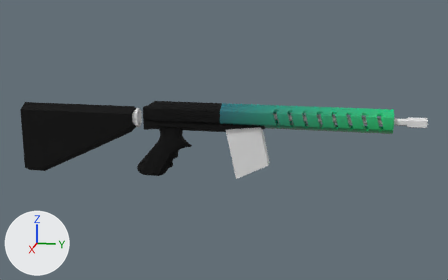
Renders of the Blender file art/my_game9.blend from each side of a commit.
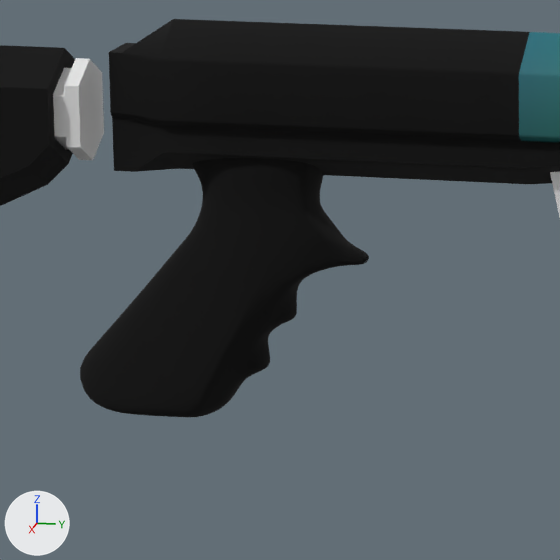
Each version is shown whole from a 50 mm lens placed at (1.371, 0.419, 0.444), pointed at (-0.006, 0.144, 0.1), then close up on the part from 27% to 51% of the width and 35% to 72% of the height. The axes (+X, +Y, +Z) are drawn at lower left. The lights are the same throughout.

The first close-up shows 'liu.gun.001', 'liu.gun.004', 'liu.gun.005', 'liu.gun.006', 'liu.gun.009'.
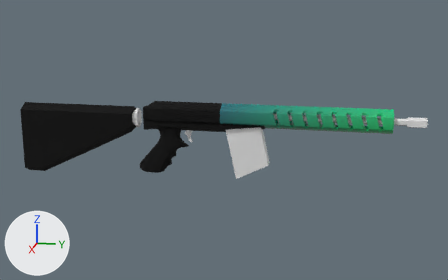
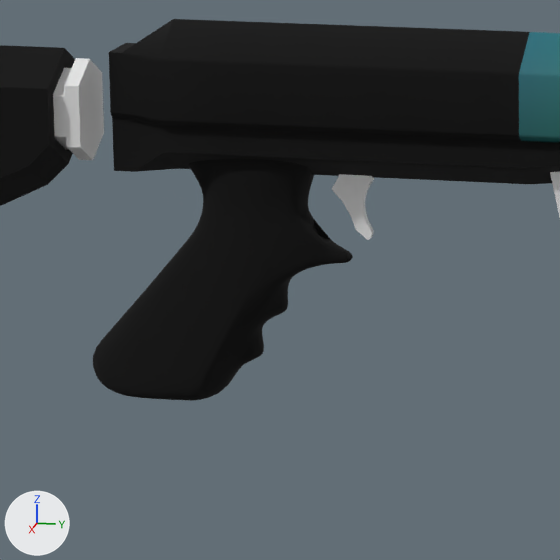
Boxes [x1, y1, x2, y2] around the edits, measured in the close-ups (560 x 560 px):
'liu.gun.009', reshaped, moved (10% narrower, 7% shorter)
    before: [80, 158, 369, 417]
    after: [93, 159, 353, 401]
'liu.gun.010', added
    after: [332, 174, 374, 240]

Patch to the scene script:
```diff
--- a/art/my_game9.blend.py
+++ b/art/my_game9.blend.py
@@ me_cube_004 @@
 # used by ob_liu_gun_009; location = (0.0, 0.015, 0.0847)
-me_cube_004.from_pydata(...)  # 153 vertices, 128 faces; spans x -0.0194..0.0, y -0.0873..0.0532, z -0.0761..0.059
+me_cube_004.from_pydata(...)  # 153 vertices, 128 faces; spans x -0.0175..0.0, y -0.0786..0.0479, z -0.0685..0.0531
+# me_cube_004 part 1: 153 of 153 vertices moved; they spanned x -0.0194..0.0, y -0.0873..0.0532, z -0.0761..0.059 and now span x -0.0175..0.0, y -0.0786..0.0479, z -0.0685..0.0531; mean shift (0.001, 0.0004, 0.0006); largest move (0.0, -0.0873, -0.0602) -> (0.0, -0.0786, -0.0541)
 me_cube_004.materials.append(mat_mat)
@@ me_cube_005 @@
+me_cube_005.from_pydata(...)  # 95 vertices, 80 faces; spans x -0.0038..0.0, y -0.0099..0.0096, z -0.0389..0.0089
+me_cube_005.polygons.foreach_set('use_smooth', [True] * 80)
@@ ob_liu_gun_009 @@
 ob_liu_gun_009 = bpy.data.objects.new('liu.gun.009', me_cube_004)
-ob_liu_gun_009.location = (0.0, 0.015, 0.0847)
+ob_liu_gun_009.location = (0.0, 0.0129, 0.0847)
 _m = ob_liu_gun_009.modifiers.new('Mirror', 'MIRROR')
@@ ob_liu_gun_010 @@
+ob_liu_gun_010 = bpy.data.objects.new('liu.gun.010', me_cube_005)
+ob_liu_gun_010.location = (0.0, 0.0611, 0.1309)
+_m = ob_liu_gun_010.modifiers.new('Mirror', 'MIRROR')
+_m.use_clip = True
+_m = ob_liu_gun_010.modifiers.new('Bevel', 'BEVEL')
+_m.width = 0.014
+_m.width_pct = 0.014
+_m.segments = 4
+_m.limit_method = 'WEIGHT'
+_m.offset_type = 'WIDTH'
```
